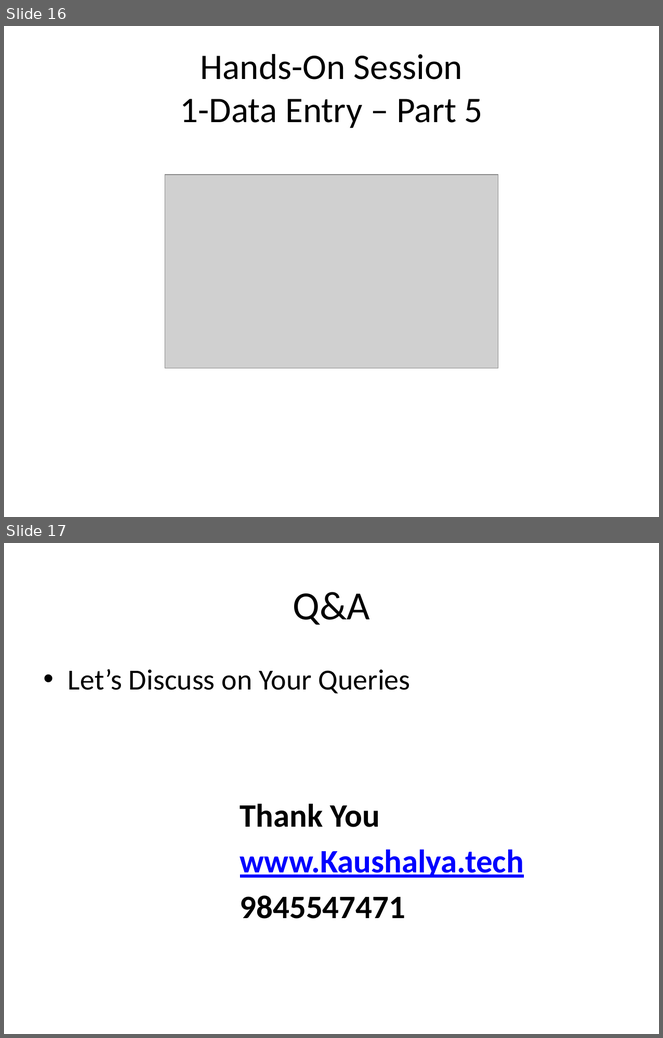
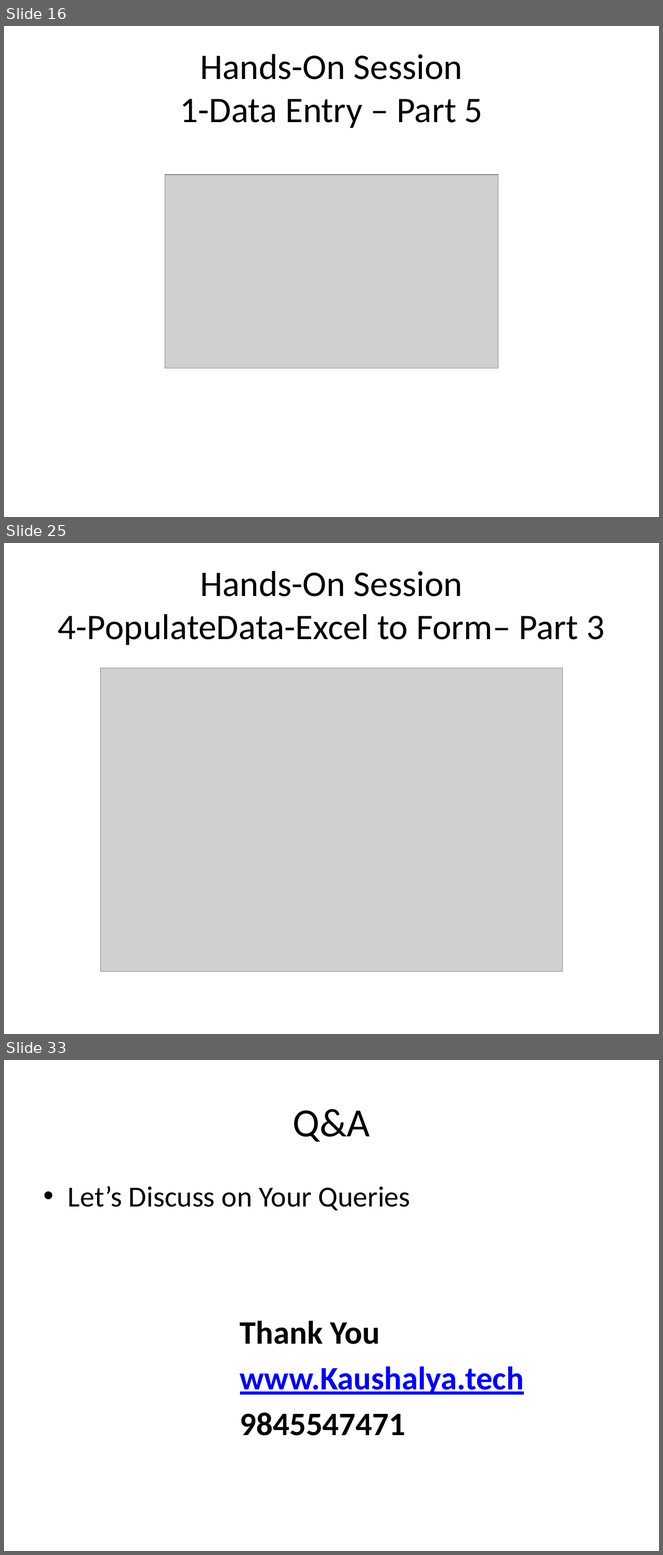
Before and after one commit to raghuprasadks/rpaworkshop, a slide deck: presentation/RPA_Introduction.pptx. Shown one above the other, each under a label of ours: slides 16 and 17 before the commit, slides 16, 25 and 33 after it; the slides between them are not shown. The pictures are 663x1038 and 663x1555 pixels, drawn with LibreOffice and Linux fonts; fonts in the diff are those of the drawing; grey boxes stand for pictures. Boxes give left, top, right and bottom in pixels: in the first picture for what was removed or moved away, otherwise in the second. Text is boxed around its words. In the diff, an @@ line names an element or a change of style, - is before the commit and + after.

```diff
--- a/presentation/RPA_Introduction.pptx
+++ b/presentation/RPA_Introduction.pptx
@@ slide 25 added at box(4, 543, 659, 1034), background #FFFFFF @@
@@ title added at box(58, 571, 605, 645), 39.6 pt, text #000000 @@
+Hands-On Session
+4-PopulateData-Excel to Form– Part 3
@@ picture added at box(100, 668, 562, 972) @@
@@ what was slide 17 is now slide 33 @@
```
Also in this commit, not shown: 1 slide changed, 15 other slides added, 46 other files.
